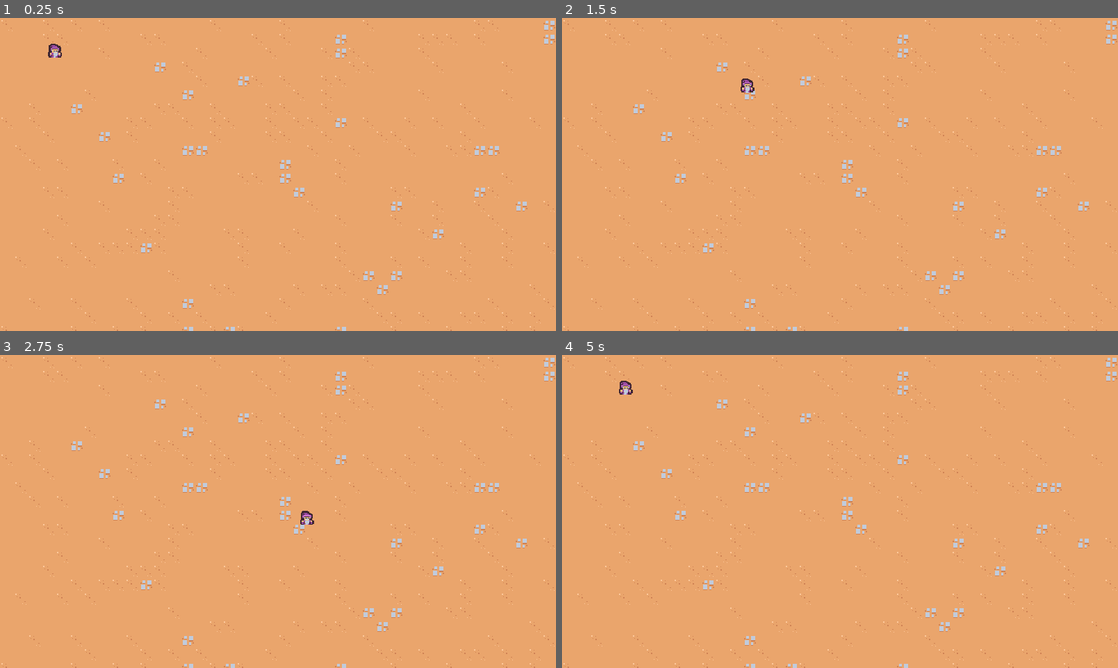
Above: before the commit, frames 1-4 (two rows, left to right).
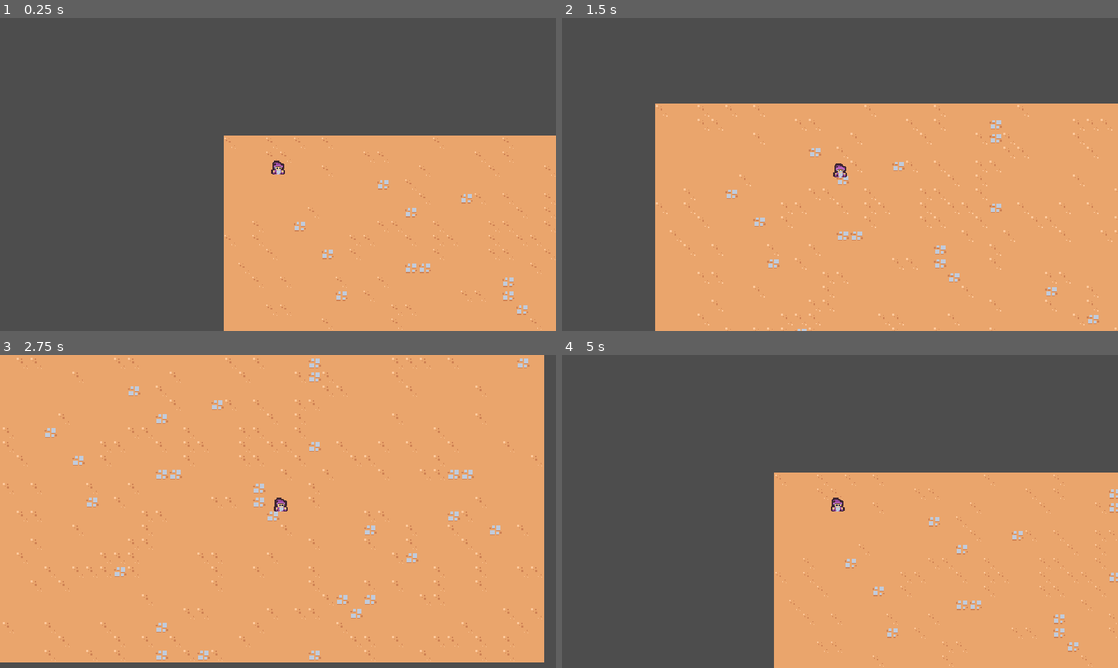
Above: after the commit, the same moments.

Repository: magusd/godot-udemy-2dsurvivor
Game: Godot game, scene res://scenes/main/main.tscn
Two runs of this game, one before a commit and one after it. Both use one fixed random seed, a clock stepped at 60 frames per second and the inputs below.
Inputs:
- Up to frame 1 (0.25 s): no input
- Up to frame 2 (1.5 s): tap Enter at 0.5 s; hold D (move_right) 0.53-1.28 s; hold S (move_down) from 1.28 s (still down)
- Up to frame 3 (2.75 s): release S (move_down) at 2.03 s; hold D (move_right) from 2.03 s (still down)
- Up to frame 4 (5 s): release D (move_right) at 2.78 s; hold W (move_up) 2.78-3.53 s; hold A (move_left) from 3.53 s (still down)

The runs differ from the first frame. In frame 1, 64% of the frame differs, in the area x 0-100%, y 0-100%; in frame 2, 42%; in frame 3, 8.1%; in frame 4, 63%.

Commit message:
camera follows player, adding camera to the main scene

Diff:
--- /dev/null
+++ b/scenes/game_camera/game_camera.gd
@@ -0,0 +1,14 @@
+extends Camera2D
+
+
+# Called when the node enters the scene tree for the first time.
+func _ready():
+	make_current()
+
+
+# Called every frame. 'delta' is the elapsed time since the previous frame.
+func _process(delta):
+	var player_nodes = get_tree().get_nodes_in_group("player")
+	if player_nodes.size() == 1:
+		var player = player_nodes[0] as Node2D
+		global_position = player.global_position
--- /dev/null
+++ b/scenes/game_camera/game_camera.tscn
@@ -0,0 +1,6 @@
+[gd_scene load_steps=2 format=3 uid="uid://d1gn13ns5tncl"]
+
+[ext_resource type="Script" path="res://scenes/game_camera/game_camera.gd" id="1_pap0l"]
+
+[node name="GameCamera" type="Camera2D"]
+script = ExtResource("1_pap0l")
--- a/scenes/main/main.tscn
+++ b/scenes/main/main.tscn
@@ -1,9 +1,12 @@
-[gd_scene load_steps=3 format=3 uid="uid://cphky4xljt4pq"]
+[gd_scene load_steps=4 format=3 uid="uid://cphky4xljt4pq"]
 
 [ext_resource type="PackedScene" uid="uid://dc6kte110watc" path="res://scenes/player/player.tscn" id="1_7al2p"]
 [ext_resource type="TileSet" uid="uid://dqke5tsb0iij2" path="res://resources/tileset.tres" id="1_g1f6q"]
+[ext_resource type="PackedScene" uid="uid://d1gn13ns5tncl" path="res://scenes/game_camera/game_camera.tscn" id="1_o4m4g"]
 
 [node name="Main" type="Node"]
+
+[node name="GameCamera" parent="." instance=ExtResource("1_o4m4g")]
 
 [node name="TileMap" type="TileMap" parent="."]
 tile_set = ExtResource("1_g1f6q")
